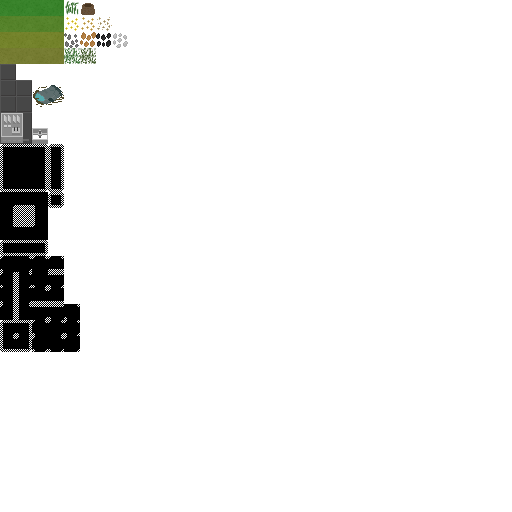
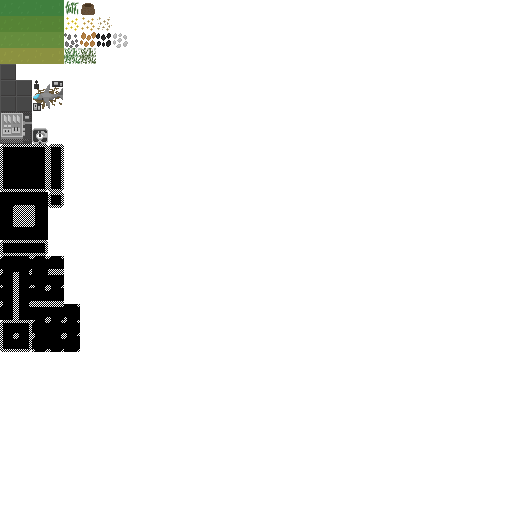
The second w=512, h=512 image is a revision of the first. Changes to its layers:
hid "Ship" (1st of 2) over (x1=32, y1=0, x2=64, y2=144)
added layer "Paint Layer 2" above "Paint Layer 4" over (x1=15, y1=28, x2=64, y2=144)
added layer "Paint Layer 4" above "Paint Layer 3" over (x1=0, y1=16, x2=64, y2=144)
added layer "Paint Layer 3" above "Paint Layer 1" over (x1=16, y1=32, x2=64, y2=144)
added layer "Paint Layer 1" (1st of 4) above "Paint Layer 1" over (x1=0, y1=48, x2=64, y2=111)
added layer "Paint Layer 1" (2nd of 4) above "Paint Layer 1" over (x1=0, y1=32, x2=64, y2=96)
added layer "Paint Layer 1" (3rd of 4) above "Paint Layer 1" over (x1=0, y1=16, x2=64, y2=64)
added layer "Paint Layer 1" (4th of 4) above "Ship" over (x1=0, y1=0, x2=64, y2=64)
painted on "fog" (5th of 5) over (x1=0, y1=0, x2=64, y2=144)
painted on "large_slab" over (x1=0, y1=0, x2=64, y2=144)
painted on "path_indicator" over (x1=0, y1=0, x2=64, y2=144)
painted on "grass_dead_4" over (x1=0, y1=0, x2=64, y2=111)
painted on "grass_dead_3" over (x1=0, y1=0, x2=64, y2=144)
painted on "grass_dead_2" over (x1=0, y1=0, x2=64, y2=144)
painted on "grass_pollution_stage_2_4" over (x1=0, y1=0, x2=64, y2=96)
painted on "grass_pollution_stage_2_3" over (x1=0, y1=0, x2=64, y2=144)
painted on "grass_pollution_stage_2_2" over (x1=0, y1=0, x2=64, y2=144)
painted on "grass_pollution_stage_1_4" over (x1=0, y1=0, x2=64, y2=64)
painted on "grass_pollution_stage_1_3" over (x1=0, y1=0, x2=64, y2=144)
painted on "grass_pollution_stage_1_2" over (x1=0, y1=0, x2=64, y2=144)
painted on "grass_pollution_stage_1_1" over (x1=0, y1=0, x2=64, y2=128)
painted on "grass_normal_4" over (x1=0, y1=0, x2=64, y2=64)
painted on "grass_normal_3" over (x1=0, y1=0, x2=64, y2=128)
painted on "grass_normal_1" over (x1=0, y1=0, x2=64, y2=128)
…and 1 more changes (1 visibility)
